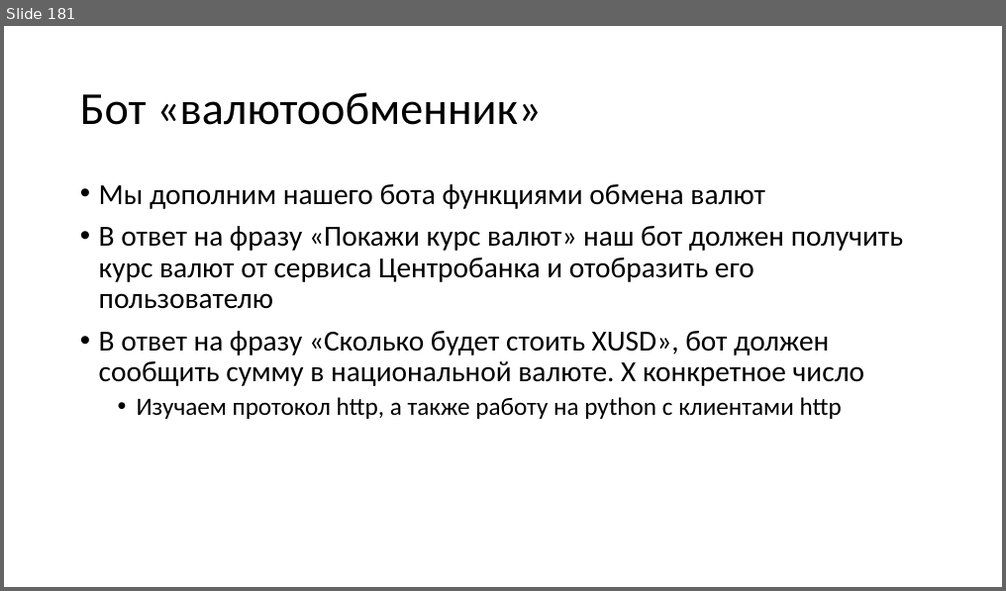
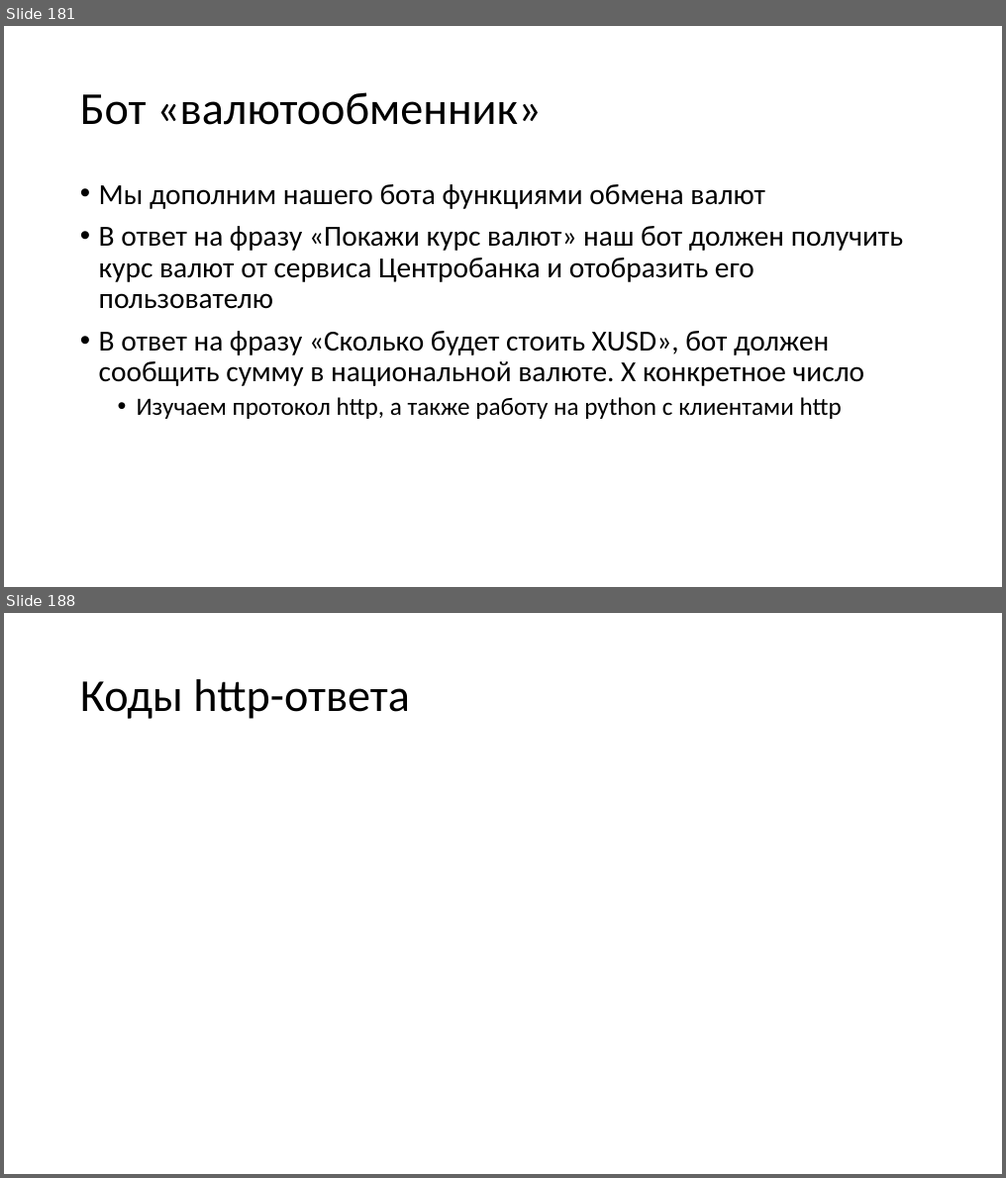
Before and after one commit to paveltsytovich/telegram-course, a slide deck: Presentation/Разработка ботов для телеграмм на Python.pptx. Shown one above the other, each under a label of ours: slide 181 before the commit, slides 181 and 188 after it; the slides between them are not shown. The pictures are 1006x591 and 1006x1178 pixels, drawn with LibreOffice and Linux fonts; fonts in the diff are those of the drawing. Boxes give left, top, right and bottom in pixels: in the first picture for what was removed or moved away, otherwise in the second. Text is boxed around its words. In the diff, an @@ line names an element or a change of style, - is before the commit and + after.

Commit message:
Начало по http-протоколу

```diff
--- a/Presentation/Разработка ботов для телеграмм на Python.pptx
+++ b/Presentation/Разработка ботов для телеграмм на Python.pptx
@@ slide 188 added at [4,613,1002,1174], background #FFFFFF @@
@@ title added at [80,679,409,719], 44 pt, text #000000 @@
+Коды http-ответа
```
Also in this commit, not shown: 9 other slides added.
